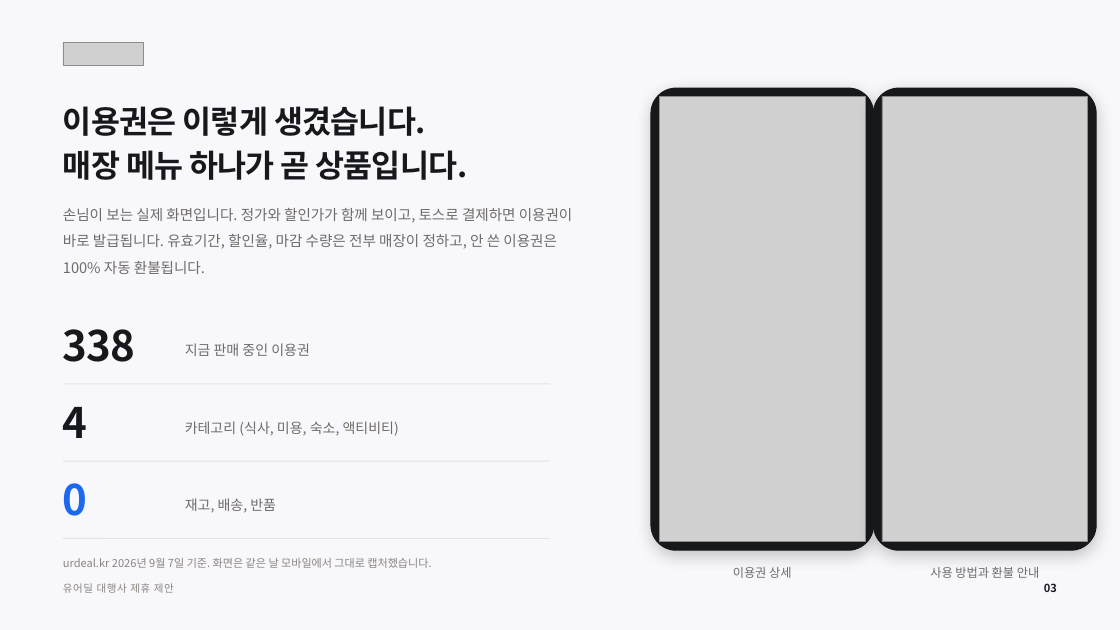
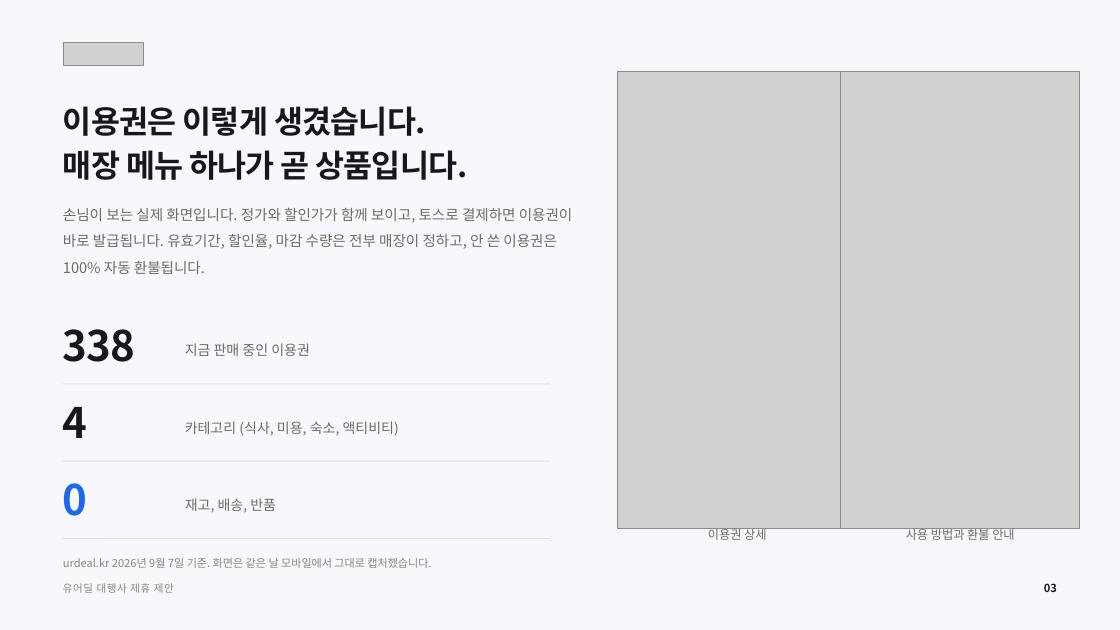
Before and after one commit to tobe2111/ur-live, a slide deck: slide 3 of docs/business/proposals/urdeal-agency-proposal.pptx. Drawn at 1120x630 pixels with LibreOffice and Linux fonts; fonts in the diff are those of the drawing; grey boxes stand for pictures. Boxes give left, top, right and bottom in pixels: in the first picture for what was removed or moved away, otherwise in the second. Text is boxed around its words. In the diff, an @@ line names an element or a change of style, - is before the commit and + after.

```diff
--- a/docs/business/proposals/urdeal-agency-proposal.pptx
+++ b/docs/business/proposals/urdeal-agency-proposal.pptx
@@ picture: place and size @@
-picture at <box>660,97,865,542</box>
+picture at <box>618,71,857,528</box>
@@ rounded rectangle removed at <box>651,88,874,550</box> @@
@@ picture: place and size @@
-picture at <box>882,97,1088,542</box>
+picture at <box>841,71,1081,528</box>
@@ rounded rectangle removed at <box>874,88,1096,550</box> @@
@@ text "이용권 상세": place and size @@
-text "이용권 상세" at <box>733,567,791,578</box>
+text "이용권 상세" at <box>708,528,766,540</box>
@@ text "사용 방법과 환불 안내" rewrapped from <box>930,567,1039,578</box> to <box>906,528,1014,543</box> @@
```
Also in this commit, not shown: 4 other slides changed, 6 other files.
